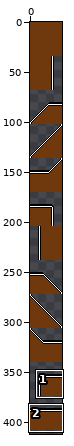
A sprite sheet gets an edit: Software Development I/Software Development IContent/Tiles/tiles.png. The first picture is a wide view before the edit; the outline marks the close-up.
Close-up. First the earlier version:
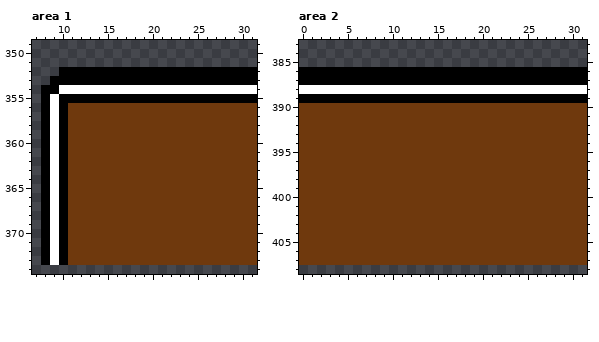
The file is 32x512 pixels. Pixels under 10% opacity are left out. Shown: area 1: x 7..31, y 349..374; area 2: x 0..31, y 383..408. The wide view leaves out empty margins. The commit also changed other parts of the picture, which this record leaves out.
Now the later version:
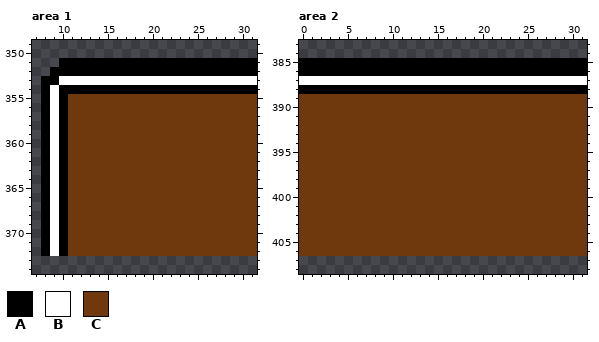
Palette (. is transparent): A #000000  B #ffffff  C #6f390d
Difference:
--- area 1
@@ x 7..31 @@
 350 .........................
-351 .........................
-352 ...AAAAAAAAAAAAAAAAAAAAAA
-353 ..AAAAAAAAAAAAAAAAAAAAAAA
-354 .AABBBBBBBBBBBBBBBBBBBBBB
-355 .ABAAAAAAAAAAAAAAAAAAAAAA
+351 ...AAAAAAAAAAAAAAAAAAAAAA
+352 ..AAAAAAAAAAAAAAAAAAAAAAA
+353 .AABBBBBBBBBBBBBBBBBBBBBB
+354 .ABAAAAAAAAAAAAAAAAAAAAAA
+355 .ABACCCCCCCCCCCCCCCCCCCCC
 356 .ABACCCCCCCCCCCCCCCCCCCCC
@@ x 7..31 @@
 372 .ABACCCCCCCCCCCCCCCCCCCCC
-373 .ABACCCCCCCCCCCCCCCCCCCCC
+373 .........................
 374 .........................
--- area 2
@@ x 0..31 @@
 384 ................................
-385 ................................
+385 AAAAAAAAAAAAAAAAAAAAAAAAAAAAAAAA
 386 AAAAAAAAAAAAAAAAAAAAAAAAAAAAAAAA
-387 AAAAAAAAAAAAAAAAAAAAAAAAAAAAAAAA
-388 BBBBBBBBBBBBBBBBBBBBBBBBBBBBBBBB
-389 AAAAAAAAAAAAAAAAAAAAAAAAAAAAAAAA
+387 BBBBBBBBBBBBBBBBBBBBBBBBBBBBBBBB
+388 AAAAAAAAAAAAAAAAAAAAAAAAAAAAAAAA
+389 CCCCCCCCCCCCCCCCCCCCCCCCCCCCCCCC
 390 CCCCCCCCCCCCCCCCCCCCCCCCCCCCCCCC
@@ x 0..31 @@
 406 CCCCCCCCCCCCCCCCCCCCCCCCCCCCCCCC
-407 CCCCCCCCCCCCCCCCCCCCCCCCCCCCCCCC
+407 ................................
 408 ................................
